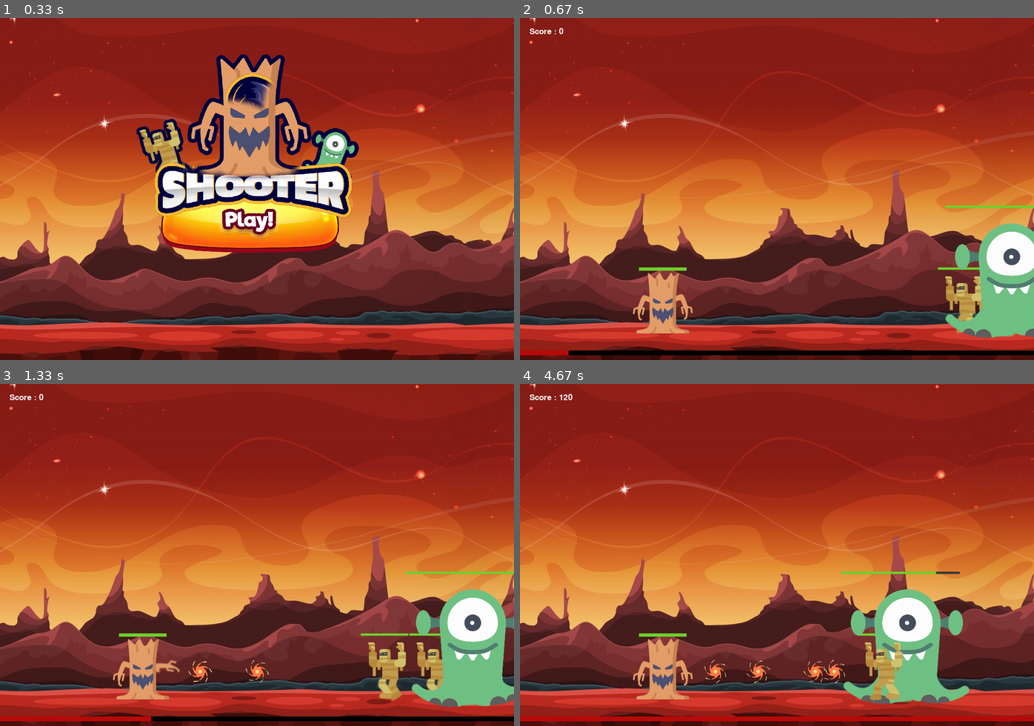
Above: before the commit, frames 1-4 (two rows, left to right).
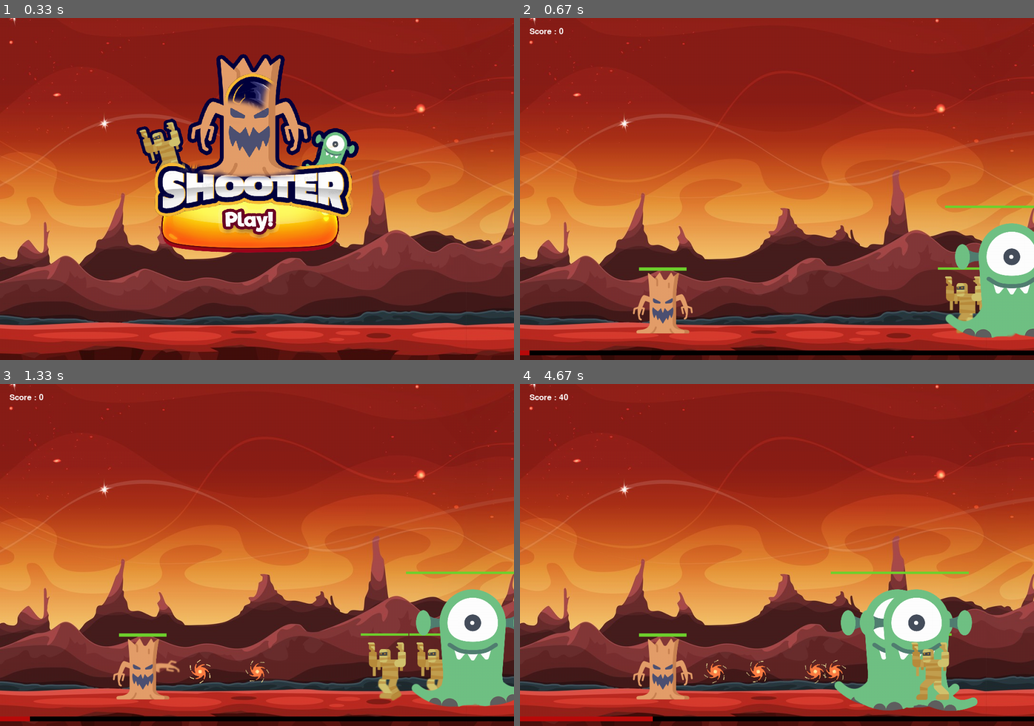
Above: after the commit, the same moments.

Repository: MounirBlk/PYGAME-RPG
Game: pygame game, started from main.py
Two runs of this game, one before a commit and one after it. Both use one fixed random seed, a clock stepped at 60 frames per second and the inputs below.
Inputs:
- Up to frame 1 (0.33 s): no input
- Up to frame 2 (0.67 s): tap Space at 0.33 s
- Up to frame 3 (1.33 s): tap Space at 0.67, 1.07 s
- Up to frame 4 (4.67 s): tap Space at 1.37, 1.57, 1.9, 2.2, 2.4, 2.7, 2.97, 3.3, 3.6, 3.73, 4.13, 4.43 s

Frame 1 is identical in both runs. In frame 2, 0.1% of the frame differs, in the area x 1-10%, y 97-99%; in frame 3, 0.5%; in frame 4, 6.2%, in the area x 7-100%, y 2-99%.

Commit message:
🚀 RELEASE: AMELIORATION

Diff:
--- a/comet.py
+++ b/comet.py
@@ -10,7 +10,7 @@
         self.comet_event = comet_event
         self.image = pygame.image.load('assets/comet.png')
         self.rect = self.image.get_rect()
-        self.speed = random.randint(1, 3)
+        self.speed = random.randint(2, 4)
         screen_width = self.comet_event.game.screen.get_width()
         self.rect.x = random.randint(20, screen_width * 0.9)
         self.rect.y = - random.randint(0, screen_width / 2)
@@ -19,7 +19,8 @@
         self.comet_event.all_comets.remove(self)
         self.comet_event.game.sound_manager.play('meteorite')
         if len(self.comet_event.all_comets) == 0: # check si le nb de comets est a 0
-            self.comet_event.reset_percent()
+            self.comet_event.reset_percent
+            print(self.comet_event.game.num_max_monsters)
             self.comet_event.game.start()
 
     def fall(self):
@@ -33,4 +34,4 @@
 
         if self.comet_event.game.check_collision(self, self.comet_event.game.all_persons):
             self.remove()
-            self.comet_event.game.player.get_damage(20)
+            self.comet_event.game.player.get_damage(25)
--- a/comet_event.py
+++ b/comet_event.py
@@ -8,7 +8,7 @@
     def __init__(self, game):
         self.game = game
         self.percent = 0
-        self.percent_speed = 50
+        self.percent_speed = 10
         self.all_comets = pygame.sprite.Group() # definir un groupe de sprite pour les cometes
         self.fall_mode = False
 
@@ -24,6 +24,7 @@
         if self.is_full_loaded() and len(self.game.all_monsters) == 0: # la jauge d'evement est totalement chargé
             self.comet_fall()
             self.fall_mode = True # Activation les comets
+            self.game.num_max_monsters += 1
 
     def update_bar(self, surface):
         self.add_percent()
--- a/game.py
+++ b/game.py
@@ -23,26 +23,28 @@
         self.comet_event = CometFallEvent(self) # evenement des comets
         self.all_monsters = pygame.sprite.Group() # groupe de monstres
         self.sound_manager = SoundManager() # Sound
-        self.font = pygame.font.Font('assets/fonts//PottaOne-Regular.ttf', 25) # pygame.font.SysFont('Arial', 16)
+        self.font = pygame.font.Font('assets/fonts/PottaOne-Regular.ttf', 25) # pygame.font.SysFont('Arial', 16)
         self.score = 0
         self.pressed = {}
+        self.num_max_monsters = 2
 
     def start(self):
         self.is_playing = True
-        for monster in range(2):
+        for monster in range(self.num_max_monsters):
             self.spawn_monster(Mummy)
         self.spawn_monster(Alien)
 
     def add_score(self, points = 10):
         self.score += points
 
-    def game_over(self): # remettre le jeu à neuf
+    def game_over(self): # remettre le jeu à zero
         self.all_monsters = pygame.sprite.Group()
         self.comet_event.all_comets = pygame.sprite.Group()
         self.player.health = self.player.max_health
         self.comet_event.reset_percent()
         self.is_playing = False
         self.score = 0
+        self.num_max_monsters = 2
         self.sound_manager.play('game_over')
 
     def init_menu(self):
@@ -77,6 +79,10 @@
             self.player.move('right')
         elif self.pressed.get(pygame.K_LEFT) and self.walls('left'):
             self.player.move('left')
+        elif (self.pressed.get(pygame.K_RCTRL) or self.pressed.get(pygame.K_LCTRL)) and self.pressed.get(pygame.K_m):
+            self.player.health = self.player.max_health
+        else:
+            pass
 
     def update(self):
         score_text = self.font.render(f'Score : {self.score}', 1, (255, 255, 255)) # Afficher le score sur l'ecran
@@ -116,7 +122,7 @@
                     running = False
                 elif event.type == pygame.KEYDOWN: #touche appuyé
                     self.pressed[event.key] = True
-                    if event.key == pygame.K_SPACE:
+                    if event.key == pygame.K_SPACE: #  or event.key == pygame.K_RETURN
                         if self.is_playing:
                             if not self.pressed.get(pygame.K_RIGHT) or not self.pressed.get(pygame.K_LEFT):
                                 self.player.launch_projectile() # lancement du projectile
--- a/player.py
+++ b/player.py
@@ -8,10 +8,11 @@
     def __init__(self, game):
         super().__init__('player')
         self.game = game
-        health = 100
+        self.multipler = 1
+        health = int(100 * self.multipler)
         self.health = health
         self.max_health = health
-        self.attack = 50
+        self.attack = 25
         self.speed = 10 #pixel
         self.all_projectiles = pygame.sprite.Group()
         #self.image = pygame.image.load('assets/player.png')
@@ -29,8 +30,8 @@
         self.animate() # method from Class AnimateSprite -> animation.py
 
     def update_health_bar(self, surface):
-        pygame.draw.rect(surface, (60, 63, 60), [self.rect.x + 50, self.rect.y + 25, self.max_health, 7]) # dessine le bg de la barre de vie
-        pygame.draw.rect(surface, (111, 210, 46), [self.rect.x + 50, self.rect.y + 25, self.health, 7]) # dessine la barre de vie
+        pygame.draw.rect(surface, (60, 63, 60), [self.rect.x + 50, self.rect.y + 25, int(self.max_health / self.multipler), 7]) # dessine le bg de la barre de vie
+        pygame.draw.rect(surface, (111, 210, 46), [self.rect.x + 50, self.rect.y + 25, int(self.health / self.multipler), 7]) # dessine la barre de vie
 
     def launch_projectile(self):
         self.all_projectiles.add(Projectile(self))
--- a/projectile.py
+++ b/projectile.py
@@ -14,9 +14,10 @@
         self.rect.y = player.rect.y + 80
         self.origin_image = self.image
         self.angle = 0
+        self.max_attack_pos_x = self.rect.x + 500
 
     def rotate(self):
-        self.angle += 12
+        self.angle += 6
         self.image = pygame.transform.rotozoom(self.origin_image, self.angle, 1) # tourner le projectile
         self.rect = self.image.get_rect(center = self.rect.center)
 
@@ -26,6 +27,8 @@
     def move(self):
         self.rect.x += self.speed # deplacement du projectile
         self.rotate()
+        if self.rect.x > self.max_attack_pos_x:# le projectile disparait lorsque la pos max est dépassé
+            self.remove()
         for monster in self.player.game.check_collision(self, self.player.game.all_monsters): # verifier si le projectile entre en collision avec un monstre
             self.remove()
             monster.get_damage(self.player.attack) # infliger des dégats aux monstres
Binary file added: assets/banner.ico
Binary file added: assets/fireball.png
Binary file added: assets/fireball/fireball1.png
Binary file added: assets/fireball/fireball2.png
Binary file added: assets/fireball/fireball3.png
Binary file added: assets/fireball/fireball4.png
Binary file added: assets/fireball/fireball5.png
Not shown, changed: .gitignore
